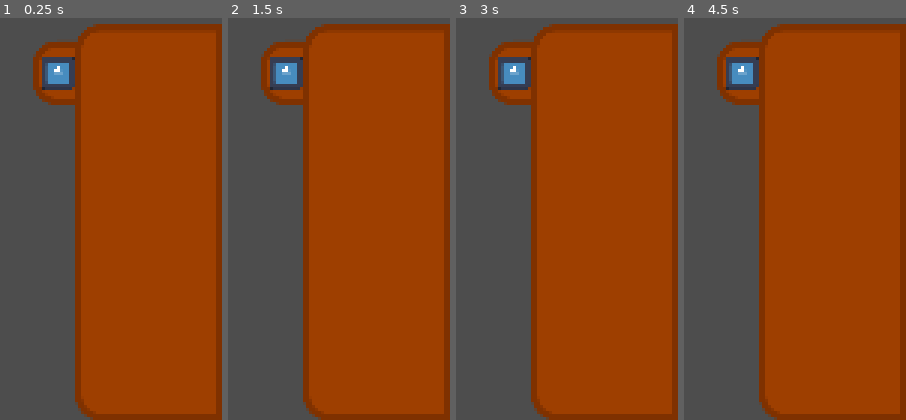
Above: before the commit, frames 1-4 (left to right).
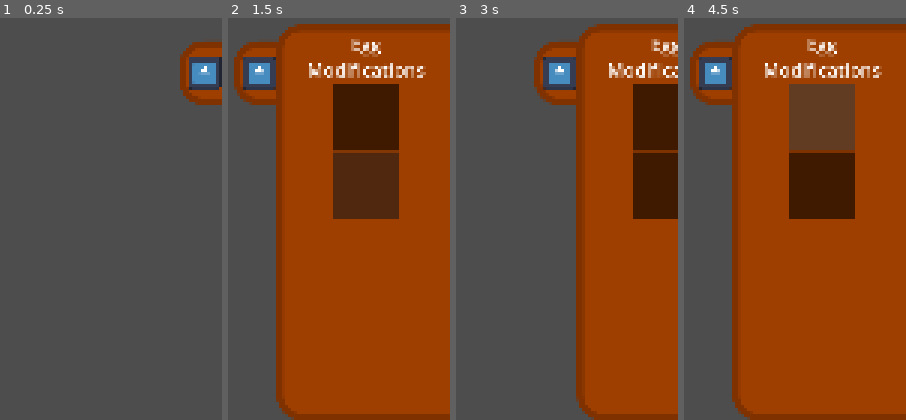
Above: after the commit, the same moments.

Repository: KaratePikachu/egg-drop
Game: Godot game, scene res://level/level.tscn
Two runs of this game, one before a commit and one after it. Both use one fixed random seed, a clock stepped at 60 frames per second and the inputs below. The project has no main scene, so this scene is started directly. The engine's default icon, where the game draws it, is replaced by a stand-in: a white triangle on a blue panel in a dark square.
Inputs (mouse positions are in pixels of both pictures, inside the frame that each line leads up to):
- Up to frame 1 (0.25 s): no input
- Up to frame 2 (1.5 s): click (445, 74) at 0.52 s; click (365, 118) at 1.27 s
- Up to frame 3 (3 s): click (593, 186) at 2.02 s; click (500, 74) at 2.77 s
- Up to frame 4 (4.5 s): click (901, 74) at 3.52 s; click (821, 118) at 4.27 s

The runs differ from the first frame. In frame 1, 66% of the frame differs, in the area x 14-100%, y 1-100%; in frame 2, 30%; in frame 3, 33%; in frame 4, 30%.

Commit message:
Egg mod panel

Diff:
--- a/level/level.gd
+++ b/level/level.gd
@@ -15,8 +15,28 @@
 
 
 func _process(delta: float) -> void:
-	pass
+	print(active_modifications)
 
+#region Changing Active Modifications
+static func add_mod(modification : Modification) -> void:
+	var i : int = find_modification(modification)
+	if i != -1:
+		return
+	active_modifications.append(modification)
+
+static func remove_mod(modification : Modification) -> void:
+	var i : int = find_modification(modification)
+	if i == -1:
+		return
+	active_modifications.remove_at(i)
+
+static func find_modification(modification : Modification) -> int:
+	for i : int in range(active_modifications.size()):
+		var mod : Modification = active_modifications[i]
+		if mod.name == modification.name:
+			return i
+	return -1
+#endregion
 
 #region Level Loading
 func next_level() -> void:
--- a/level/level.tscn
+++ b/level/level.tscn
@@ -1,7 +1,7 @@
 [gd_scene format=3 uid="uid://cpg0ctscpw0h5"]
 
 [ext_resource type="Script" uid="uid://blbqh1gyvgsq2" path="res://level/level.gd" id="1_7lnir"]
-[ext_resource type="Texture2D" uid="uid://bq1kxrxmub3qq" path="res://icon.svg" id="2_5gx2l"]
+[ext_resource type="PackedScene" uid="uid://xwnwd7qpbs56" path="res://ui/modification_menu/modification_menu.tscn" id="2_5gx2l"]
 
 [sub_resource type="RectangleShape2D" id="RectangleShape2D_7lnir"]
 size = Vector2(556, 40)
@@ -9,16 +9,6 @@
 [sub_resource type="CapsuleShape2D" id="CapsuleShape2D_qohg2"]
 radius = 28.0
 height = 74.0
-
-[sub_resource type="StyleBoxFlat" id="StyleBoxFlat_7lnir"]
-bg_color = Color(0.61970025, 0.24652845, 0, 1)
-border_width_left = 20
-border_width_top = 20
-border_width_right = 20
-border_width_bottom = 20
-border_color = Color(0.49803922, 0.19215687, 0, 1)
-corner_radius_top_left = 70
-corner_radius_bottom_left = 70
 
 [node name="Level" type="Node2D" unique_id=1976594912]
 script = ExtResource("1_7lnir")
@@ -38,59 +28,4 @@
 
 [node name="CanvasLayer" type="CanvasLayer" parent="." unique_id=1883544062]
 
-[node name="ModificationMenu" type="Control" parent="CanvasLayer" unique_id=1846978638]
-layout_mode = 3
-anchors_preset = 15
-anchor_right = 1.0
-anchor_bottom = 1.0
-grow_horizontal = 2
-grow_vertical = 2
-
-[node name="SlidingArea" type="Control" parent="CanvasLayer/ModificationMenu" unique_id=1099975197]
-layout_mode = 1
-anchor_left = 0.5925926
-anchor_top = 0.50666666
-anchor_right = 1.0
-anchor_bottom = 1.0
-grow_horizontal = 2
-grow_vertical = 2
-metadata/_edit_use_anchors_ = true
-
-[node name="Tab" type="Panel" parent="CanvasLayer/ModificationMenu/SlidingArea" unique_id=259124178]
-layout_mode = 1
-anchors_preset = -1
-anchor_left = -0.29090908
-anchor_right = 0.21818182
-anchor_bottom = 0.16216215
-offset_top = 48.0
-offset_bottom = 48.0
-grow_horizontal = 2
-grow_vertical = 2
-theme_override_styles/panel = SubResource("StyleBoxFlat_7lnir")
-
-[node name="TextureRect" type="TextureRect" parent="CanvasLayer/ModificationMenu/SlidingArea/Tab" unique_id=612661614]
-custom_minimum_size = Vector2(100, 0)
-layout_mode = 1
-anchors_preset = -1
-anchor_left = 0.116000004
-anchor_top = 0.208
-anchor_right = 0.56200004
-anchor_bottom = 0.79200006
-offset_left = 0.01599884
-offset_top = 0.06400299
-offset_right = 0.11199188
-offset_bottom = -0.06401062
-grow_horizontal = 2
-grow_vertical = 2
-texture = ExtResource("2_5gx2l")
-expand_mode = 1
-stretch_mode = 5
-
-[node name="Panel" type="Panel" parent="CanvasLayer/ModificationMenu/SlidingArea" unique_id=915734963]
-layout_mode = 1
-anchors_preset = 15
-anchor_right = 1.0
-anchor_bottom = 1.0
-grow_horizontal = 2
-grow_vertical = 2
-theme_override_styles/panel = SubResource("StyleBoxFlat_7lnir")
+[node name="ModificationMenu" parent="CanvasLayer" unique_id=961803805 instance=ExtResource("2_5gx2l")]
--- a/modifications/modification.gd
+++ b/modifications/modification.gd
@@ -1,4 +1,5 @@
 extends Resource
 class_name Modification
 
+@export var name : String
 @export var icon : Texture
--- /dev/null
+++ b/modifications/parachute.tres
@@ -0,0 +1,10 @@
+[gd_resource type="Resource" script_class="Modification" format=3 uid="uid://b36e0deyggd1c"]
+
+[ext_resource type="Script" uid="uid://cylr504fygfq5" path="res://modifications/modification.gd" id="1_5khe8"]
+[ext_resource type="Texture2D" uid="uid://bq1kxrxmub3qq" path="res://icon.svg" id="1_mcm1r"]
+
+[resource]
+script = ExtResource("1_5khe8")
+name = "Parachute"
+icon = ExtResource("1_mcm1r")
+metadata/_custom_type_script = "uid://cylr504fygfq5"
--- /dev/null
+++ b/ui/modification_menu/modification_button.gd
@@ -0,0 +1,14 @@
+extends Button
+
+@export var modification : Modification
+
+
+func _on_toggled(toggled_on: bool) -> void:
+	if modification == null:
+		printerr("No modification attached to button")
+		return
+
+	if toggled_on:
+		Level.add_mod(modification)
+	else:
+		Level.remove_mod(modification)
--- /dev/null
+++ b/ui/modification_menu/modification_button.tscn
@@ -0,0 +1,11 @@
+[gd_scene format=3 uid="uid://47sdh7xrojlf"]
+
+[ext_resource type="Script" uid="uid://bax58odohq4u4" path="res://ui/modification_menu/modification_button.gd" id="1_6rt2e"]
+
+[node name="ModificationButton" type="Button" unique_id=1716547921]
+custom_minimum_size = Vector2(200, 200)
+size_flags_horizontal = 4
+toggle_mode = true
+script = ExtResource("1_6rt2e")
+
+[connection signal="toggled" from="." to="." method="_on_toggled"]
--- /dev/null
+++ b/ui/modification_menu/modification_menu.gd
@@ -0,0 +1,10 @@
+extends Control
+class_name ModificationMenu
+
+@onready var animation_player : AnimationPlayer = $AnimationPlayer
+
+func _on_button_toggled(toggled_on: bool) -> void:
+	if toggled_on:
+		animation_player.play("show",0.1)
+	else:
+		animation_player.play("hide",0.1)
--- /dev/null
+++ b/ui/modification_menu/modification_menu.tscn
@@ -0,0 +1,189 @@
+[gd_scene format=3 uid="uid://xwnwd7qpbs56"]
+
+[ext_resource type="Texture2D" uid="uid://bq1kxrxmub3qq" path="res://icon.svg" id="1_nihoe"]
+[ext_resource type="Script" uid="uid://natc6t5n5swh" path="res://ui/modification_menu/modification_menu.gd" id="1_sueqx"]
+[ext_resource type="PackedScene" uid="uid://47sdh7xrojlf" path="res://ui/modification_menu/modification_button.tscn" id="3_osh7i"]
+[ext_resource type="Script" uid="uid://cylr504fygfq5" path="res://modifications/modification.gd" id="4_7djve"]
+[ext_resource type="Resource" uid="uid://b36e0deyggd1c" path="res://modifications/parachute.tres" id="5_1bco5"]
+
+[sub_resource type="StyleBoxFlat" id="StyleBoxFlat_7lnir"]
+bg_color = Color(0.61970025, 0.24652845, 0, 1)
+border_width_left = 20
+border_width_top = 20
+border_width_bottom = 20
+border_color = Color(0.49803922, 0.19215687, 0, 1)
+corner_radius_top_left = 70
+corner_radius_bottom_left = 70
+
+[sub_resource type="Resource" id="Resource_6rt2e"]
+script = ExtResource("4_7djve")
+metadata/_custom_type_script = "uid://cylr504fygfq5"
+
+[sub_resource type="Animation" id="Animation_osh7i"]
+length = 0.001
+tracks/0/type = "value"
+tracks/0/imported = false
+tracks/0/enabled = true
+tracks/0/path = NodePath("SlidingArea:position:x")
+tracks/0/interp = 1
+tracks/0/loop_wrap = true
+tracks/0/keys = {
+"times": PackedFloat32Array(0),
+"transitions": PackedFloat32Array(1),
+"update": 1,
+"values": [1080.0]
+}
+
+[sub_resource type="Animation" id="Animation_7djve"]
+resource_name = "hide"
+length = 0.3
+step = 0.1
+tracks/0/type = "value"
+tracks/0/imported = false
+tracks/0/enabled = true
+tracks/0/path = NodePath("SlidingArea:position:x")
+tracks/0/interp = 2
+tracks/0/loop_wrap = true
+tracks/0/keys = {
+"times": PackedFloat32Array(0, 0.3),
+"transitions": PackedFloat32Array(1, 1),
+"update": 0,
+"values": [560.0, 1080.0]
+}
+
+[sub_resource type="Animation" id="Animation_sueqx"]
+resource_name = "show"
+length = 0.3
+step = 0.1
+tracks/0/type = "value"
+tracks/0/imported = false
+tracks/0/enabled = true
+tracks/0/path = NodePath("SlidingArea:position:x")
+tracks/0/interp = 2
+tracks/0/loop_wrap = true
+tracks/0/keys = {
+"times": PackedFloat32Array(0, 0.3),
+"transitions": PackedFloat32Array(1, 1),
+"update": 0,
+"values": [1080.0, 560.0]
+}
+
+[sub_resource type="AnimationLibrary" id="AnimationLibrary_osh7i"]
+_data = {
+&"RESET": SubResource("Animation_osh7i"),
+&"hide": SubResource("Animation_7djve"),
+&"show": SubResource("Animation_sueqx")
+}
+
+[node name="ModificationMenu" type="Control" unique_id=961803805]
+layout_mode = 3
+anchors_preset = 15
+anchor_right = 1.0
+anchor_bottom = 1.0
+grow_horizontal = 2
+grow_vertical = 2
+script = ExtResource("1_sueqx")
+
+[node name="SlidingArea" type="Control" parent="." unique_id=1819905087]
+layout_mode = 1
+anchor_left = 0.5925926
+anchor_top = 0.50666666
+anchor_right = 1.0000001
+anchor_bottom = 1.0
+offset_left = 440.0
+offset_right = 440.00012
+grow_horizontal = 2
+grow_vertical = 2
+metadata/_edit_use_anchors_ = true
+
+[node name="Tab" type="Panel" parent="SlidingArea" unique_id=2099842111]
+layout_mode = 1
+anchors_preset = -1
+anchor_left = -0.29090908
+anchor_right = 0.21818182
+anchor_bottom = 0.16216215
+offset_top = 48.0
+offset_bottom = 48.0
+grow_horizontal = 2
+grow_vertical = 2
+theme_override_styles/panel = SubResource("StyleBoxFlat_7lnir")
+
+[node name="TextureRect" type="TextureRect" parent="SlidingArea/Tab" unique_id=1315462943]
+custom_minimum_size = Vector2(100, 0)
+layout_mode = 1
+anchors_preset = -1
+anchor_left = 0.116000004
+anchor_top = 0.208
+anchor_right = 0.56200004
+anchor_bottom = 0.79200006
+offset_left = 0.01599884
+offset_top = 0.06400299
+offset_right = 0.11199188
+offset_bottom = -0.06401062
+grow_horizontal = 2
+grow_vertical = 2
+texture = ExtResource("1_nihoe")
+expand_mode = 1
+stretch_mode = 5
+
+[node name="Button" type="Button" parent="SlidingArea/Tab" unique_id=932624111]
+self_modulate = Color(1, 1, 1, 0)
+layout_mode = 1
+anchors_preset = 15
+anchor_right = 1.0
+anchor_bottom = 1.0
+offset_left = 0.00012207031
+offset_right = 0.00012207031
+grow_horizontal = 2
+grow_vertical = 2
+toggle_mode = true
+
+[node name="Panel" type="Panel" parent="SlidingArea" unique_id=1903627951]
+layout_mode = 1
+anchors_preset = -1
+anchor_right = 1.182
+anchor_bottom = 1.0
+offset_right = -0.080444336
+grow_horizontal = 2
+grow_vertical = 2
+theme_override_styles/panel = SubResource("StyleBoxFlat_7lnir")
+
+[node name="MarginContainer" type="MarginContainer" parent="SlidingArea/Panel" unique_id=264294880]
+layout_mode = 1
+anchors_preset = 15
+anchor_right = 1.0
+anchor_bottom = 1.0
+grow_horizontal = 2
+grow_vertical = 2
+theme_override_constants/margin_left = 40
+theme_override_constants/margin_top = 21
+theme_override_constants/margin_right = 22
+theme_override_constants/margin_bottom = 40
+
+[node name="VBoxContainer" type="VBoxContainer" parent="SlidingArea/Panel/MarginContainer" unique_id=2136777391]
+layout_mode = 2
+
+[node name="Label" type="Label" parent="SlidingArea/Panel/MarginContainer/VBoxContainer" unique_id=706647224]
+layout_mode = 2
+theme_override_font_sizes/font_size = 54
+text = "Egg
+Modifications"
+horizontal_alignment = 1
+
+[node name="GridContainer" type="GridContainer" parent="SlidingArea/Panel/MarginContainer/VBoxContainer" unique_id=1115105343]
+layout_mode = 2
+size_flags_horizontal = 4
+size_flags_vertical = 4
+
+[node name="ModificationButton" parent="SlidingArea/Panel/MarginContainer/VBoxContainer/GridContainer" unique_id=1716547921 instance=ExtResource("3_osh7i")]
+layout_mode = 2
+modification = SubResource("Resource_6rt2e")
+
+[node name="ModificationButton2" parent="SlidingArea/Panel/MarginContainer/VBoxContainer/GridContainer" unique_id=1236014988 instance=ExtResource("3_osh7i")]
+layout_mode = 2
+modification = ExtResource("5_1bco5")
+
+[node name="AnimationPlayer" type="AnimationPlayer" parent="." unique_id=52377448]
+libraries/ = SubResource("AnimationLibrary_osh7i")
+
+[connection signal="toggled" from="SlidingArea/Tab/Button" to="." method="_on_button_toggled"]
Not shown, added: ui/modification_menu/modification_button.gd.uid
Not shown, added: ui/modification_menu/modification_menu.gd.uid
